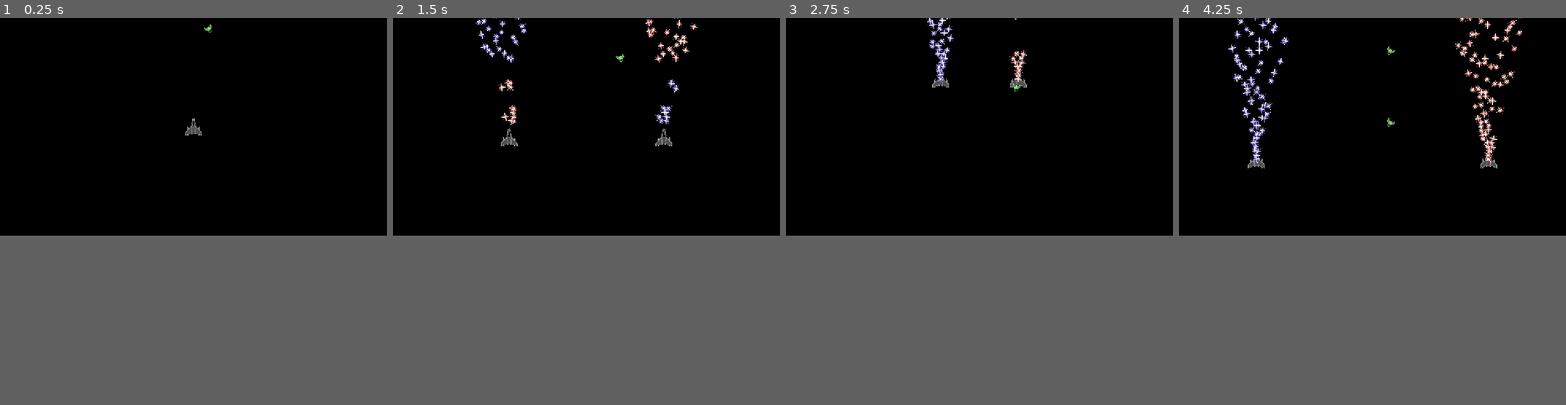
Above: before the commit, frames 1-4 (left to right).
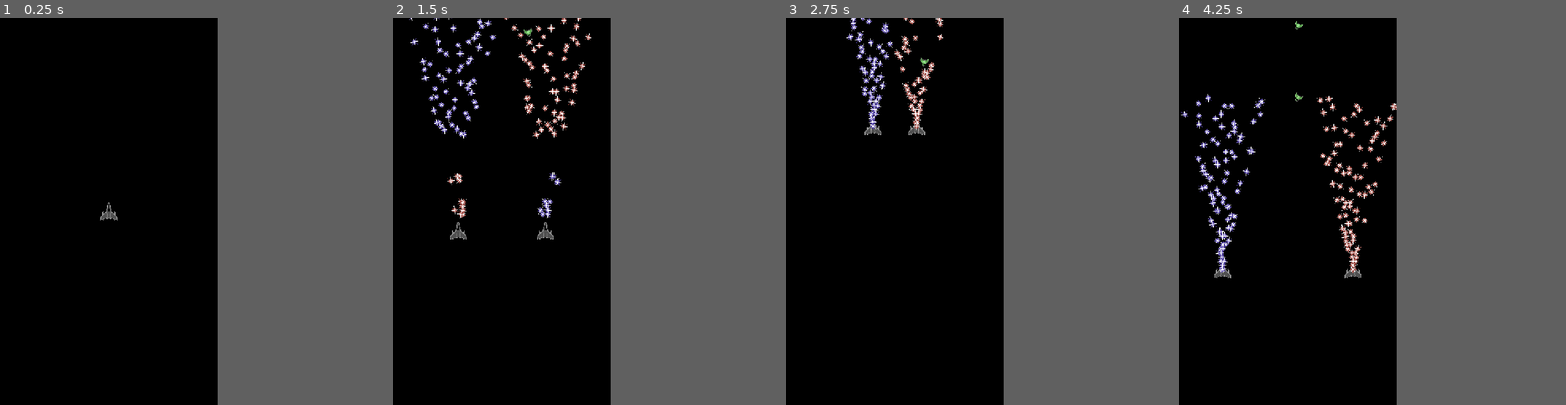
Above: after the commit, the same moments.

Repository: samiser/mirror-hell
Game: Godot game, scene res://main.tscn
The game is run twice, just before and just after one commit, with the same random seed, the same clock (stepped at 60 frames per second) and the same inputs.
Inputs (mouse positions are in pixels of both pictures, inside the frame that each line leads up to):
- Up to frame 1 (0.25 s): no input
- Up to frame 2 (1.5 s): move the mouse to (671, 114) at 0.52 s; press the mouse at (671, 114) at 0.53 s; move the mouse to (509, 137) at 1.27 s; release the mouse at (509, 137) at 1.28 s; click (509, 137) at 1.35 s
- Up to frame 3 (2.75 s): move the mouse to (1018, 79) at 2.02 s; press the mouse at (1018, 79) at 2.03 s
- Up to frame 4 (4.25 s): move the mouse to (1353, 168) at 2.77 s; release the mouse at (1353, 168) at 2.78 s; click (1353, 168) at 2.85 s; move the mouse to (1488, 161) at 3.52 s; press the mouse at (1488, 161) at 3.53 s
In our replay, the window is 800x450 before the commit and 450x800 after it. These sizes can differ from the game's own. Grey fills any space a smaller window leaves; there, only what the larger window draws over its background counts as a difference.

The runs differ from the first frame. In frame 1, 0.2% of the frame differs, in the area x 25-55%, y 1-53%; in frame 2, 2.9%; in frame 3, 1.9%; in frame 4, 4.0%, in the area x 0-89%, y 0-68%.

Commit message:
changed viewport

Diff:
--- a/main.tscn
+++ b/main.tscn
@@ -21,10 +21,10 @@
 autoplay = true
 
 [node name="BabyEnemy" parent="." unique_id=2014808105 instance=ExtResource("5_lquwl")]
-position = Vector2(611, 22)
+position = Vector2(337, -54)
 
 [node name="BabyEnemy2" parent="." unique_id=1730906586 instance=ExtResource("5_lquwl")]
-position = Vector2(611, -192)
+position = Vector2(337, -268)
 
 [node name="BabyEnemy3" parent="." unique_id=1956413075 instance=ExtResource("5_lquwl")]
-position = Vector2(611, -337)
+position = Vector2(337, -413)
--- a/project.godot
+++ b/project.godot
@@ -17,6 +17,8 @@
 
 [display]
 
+window/size/viewport_width=648
+window/size/viewport_height=1152
 window/stretch/mode="canvas_items"
 
 [input]
Not shown: 1 places in main.tscn that only renumber resources
